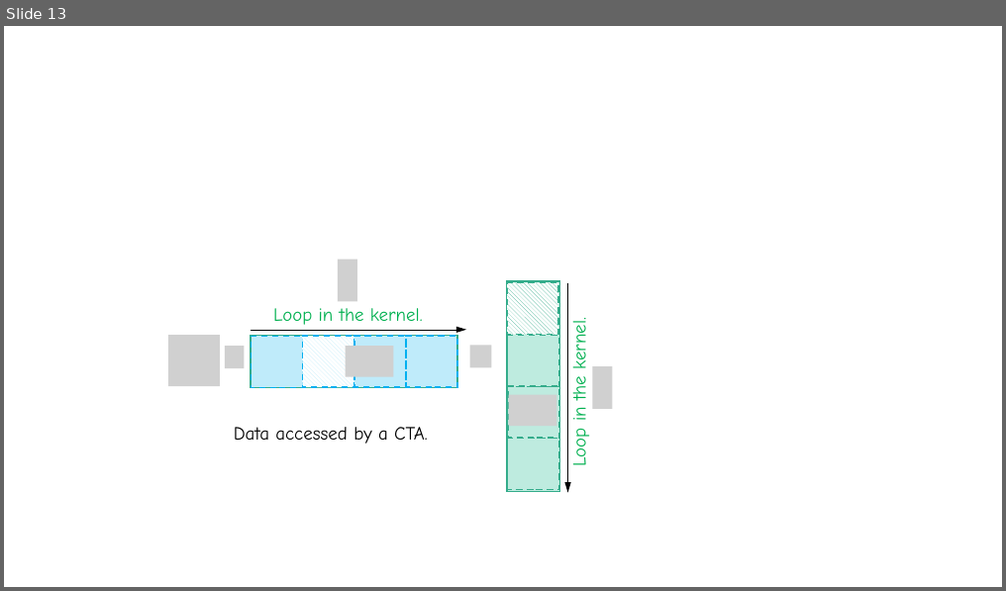
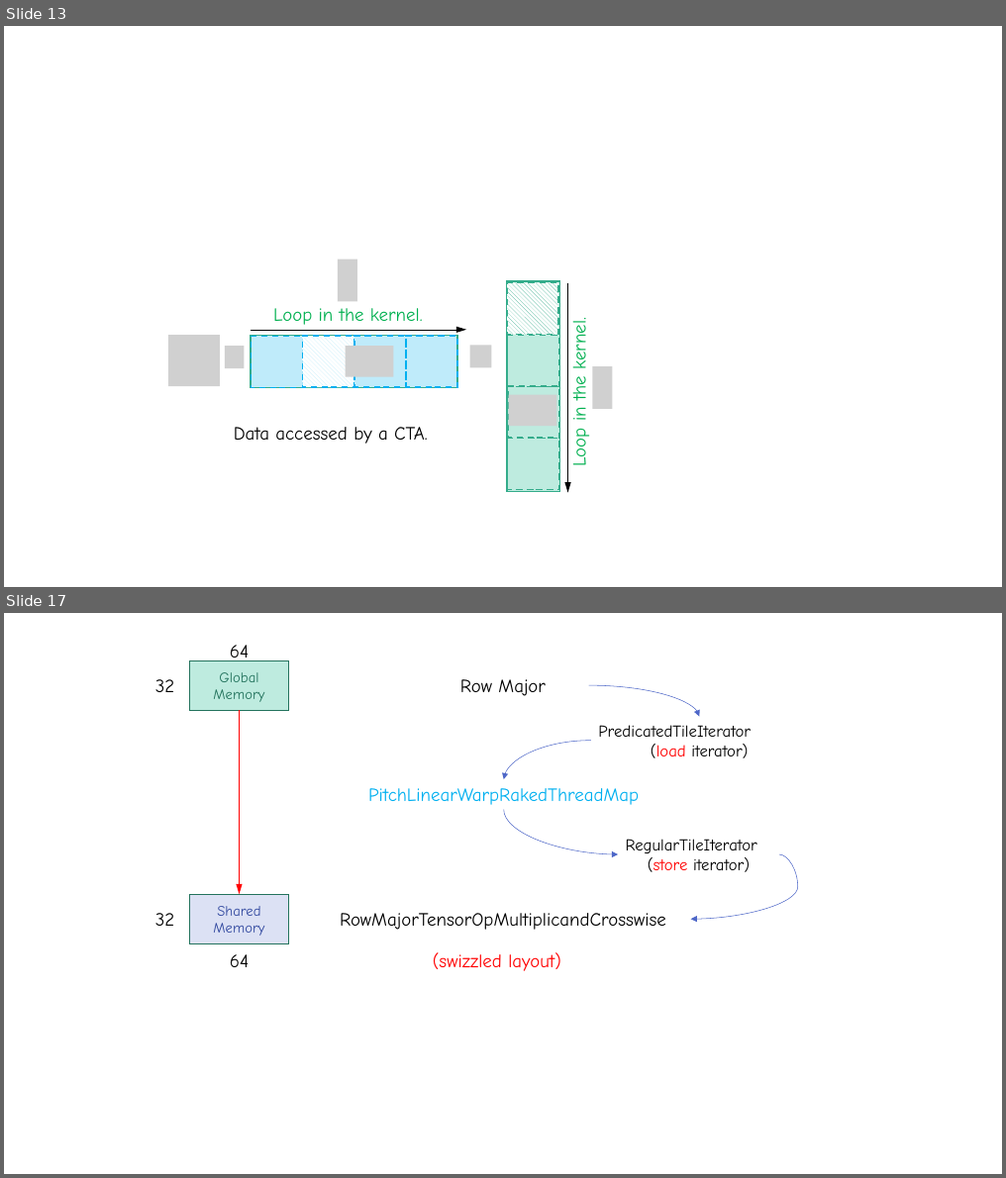
Before and after one commit to lcy-seso/DLFrameworkTest, a slide deck: Cuda/sgemm/figures/GEMM-on-GPU.pptx. Shown one above the other, each under a label of ours: slide 13 before the commit, slides 13 and 17 after it; the slides between them are not shown. The pictures are 1006x591 and 1006x1178 pixels, drawn with LibreOffice and Linux fonts; fonts in the diff are those of the drawing; grey boxes stand for pictures. Boxes give left, top, right and bottom in pixels: in the first picture for what was removed or moved away, otherwise in the second. Text is boxed around its words. In the diff, an @@ line names an element or a change of style, - is before the commit and + after.

Commit message:
swizzled shared memory layout.

```diff
--- a/Cuda/sgemm/figures/GEMM-on-GPU.pptx
+++ b/Cuda/sgemm/figures/GEMM-on-GPU.pptx
@@ slide 17 added at (4, 613, 1002, 1174), background #FFFFFF @@
@@ rectangle added at (190, 661, 288, 710), fill #BEEBDF, outline #23735D 1 pt, 14 pt, text #23735D @@
+Global Memory
@@ text added at (230, 645, 249, 664), 18 pt, text #000000 @@
+64
@@ text added at (155, 679, 174, 692), 18 pt, text #000000 @@
+32
@@ text added at (460, 679, 546, 696), 18 pt, text #000000 @@
+Row Major
@@ curved arrow added from (589, 685) to (699, 716), #4E67C8 0.5 pt @@
@@ arrow added from (239, 710) to (239, 894), #FF0000 0.5 pt @@
@@ text added at (598, 725, 750, 759), 16 pt, text #000000 @@
+PredicatedTileIterator
+(load iterator)
@@ curved arrow added from (591, 741) to (504, 779), #4E67C8 0.5 pt @@
@@ text added at (368, 788, 639, 805), 18 pt, text #00B0F0 @@
+PitchLinearWarpRakedThreadMap
@@ curved arrow added from (504, 810) to (618, 855), #4E67C8 0.5 pt @@
@@ text added at (626, 839, 757, 872), 16 pt, text #000000 @@
+RegularTileIterator
+(store iterator)
@@ curved arrow added from (779, 855) to (691, 919), #4E67C8 0.5 pt @@
@@ rectangle added at (190, 894, 288, 944), fill #DCE1F4, outline #23735D 1 pt, 14 pt, text #31489F @@
+Shared
+Memory
@@ text added at (155, 913, 174, 926), 18 pt, text #000000 @@
+32
@@ text added at (340, 913, 666, 930), 18 pt, text #000000 @@
+RowMajorTensorOpMultiplicandCrosswise
@@ text added at (230, 955, 249, 967), 18 pt, text #000000 @@
+64
@@ text added at (433, 953, 561, 971), 18 pt, text #FF0000 @@
+(swizzled layout)
```
Also in this commit, not shown: 4 other slides added, 20 other files.
